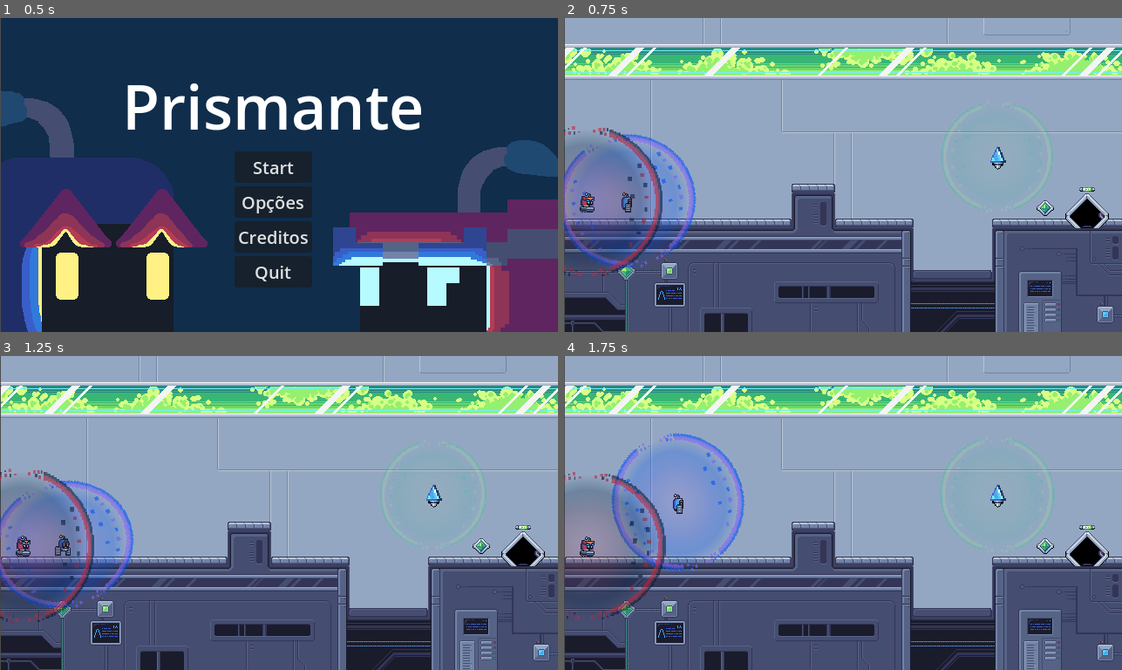
Above: before the commit, frames 1-4 (two rows, left to right).
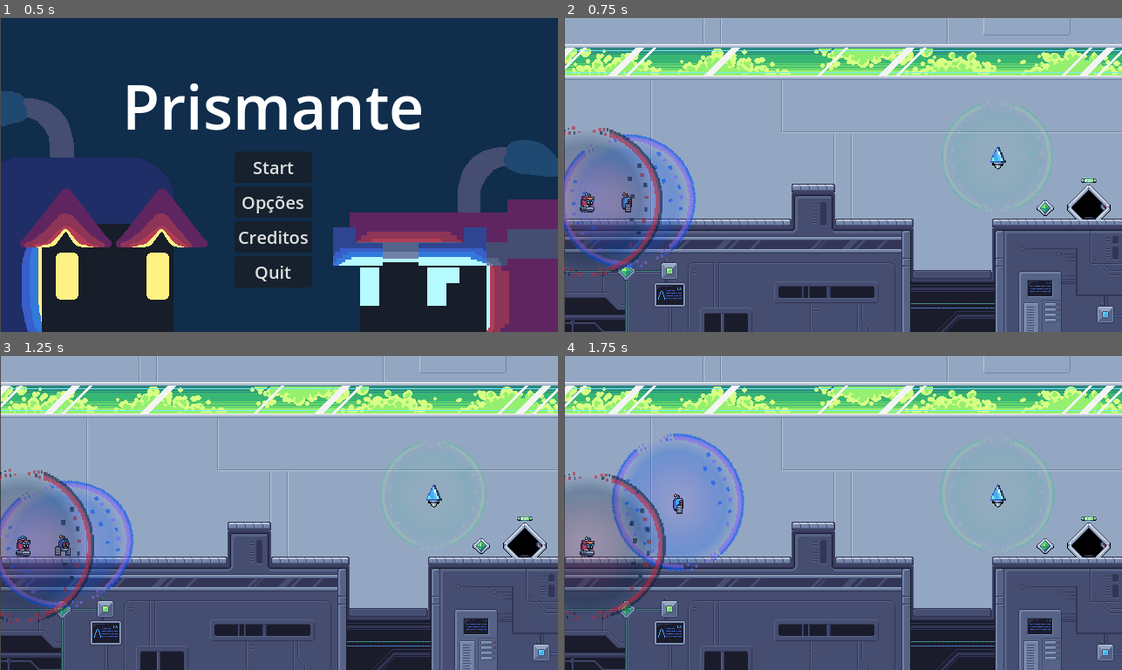
Above: after the commit, the same moments.

Repository: gdp-ufrj/Nut-Bolt
Game: Godot game, scene res://Cenas/UI/menu.tscn
Two runs of this game, one before a commit and one after it. Both use one fixed random seed, a clock stepped at 60 frames per second and the inputs below.
Inputs:
- Up to frame 1 (0.5 s): no input
- Up to frame 2 (0.75 s): click "Start" at 0.5 s
- Up to frame 3 (1.25 s): no input
- Up to frame 4 (1.75 s): tap Enter (interagir) at 1.25, 1.35 s; hold Right (ui_right) from 1.28 s (still down); tap Up (ui_up) at 1.52 s

Frame 1 is identical in both runs. In frame 2, 0.6% of the frame differs, in the area x 89-98%, y 51-67%; in frame 3, 0.6%; in frame 4, 0.6%.

Commit message:
Ajustes posição porta

Diff:
--- a/plataform-2d-godot/Cenas/Niveis/tutorial_1.tscn
+++ b/plataform-2d-godot/Cenas/Niveis/tutorial_1.tscn
@@ -89,7 +89,7 @@
 
 [node name="Porta" parent="." instance=ExtResource("3_4dw7u")]
 z_index = -1
-position = Vector2(600, 216)
+position = Vector2(602, 206)
 
 [node name="Chão" type="Node2D" parent="."]
 
--- a/plataform-2d-godot/Cenas/Niveis/tutorial_2.tscn
+++ b/plataform-2d-godot/Cenas/Niveis/tutorial_2.tscn
@@ -181,7 +181,7 @@
 
 [node name="Porta" parent="." instance=ExtResource("2_c7i80")]
 z_index = -1
-position = Vector2(577, 77)
+position = Vector2(577, 67)
 
 [node name="player_1_spawn" type="Marker2D" parent="."]
 position = Vector2(40, 236)
--- a/plataform-2d-godot/Cenas/Niveis/tutorial_3.tscn
+++ b/plataform-2d-godot/Cenas/Niveis/tutorial_3.tscn
@@ -216,7 +216,7 @@
 
 [node name="Porta" parent="." instance=ExtResource("3_h5va6")]
 z_index = -1
-position = Vector2(531, 245)
+position = Vector2(532, 236)
 
 [node name="Roteador1" parent="." instance=ExtResource("4_h5va6")]
 position = Vector2(32, 264)
